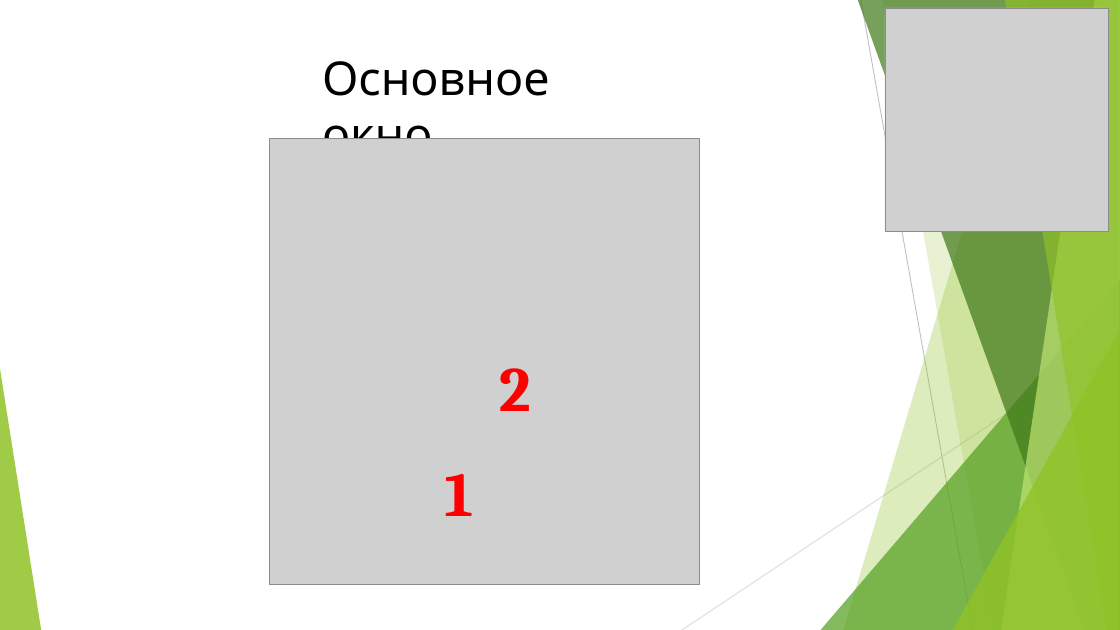
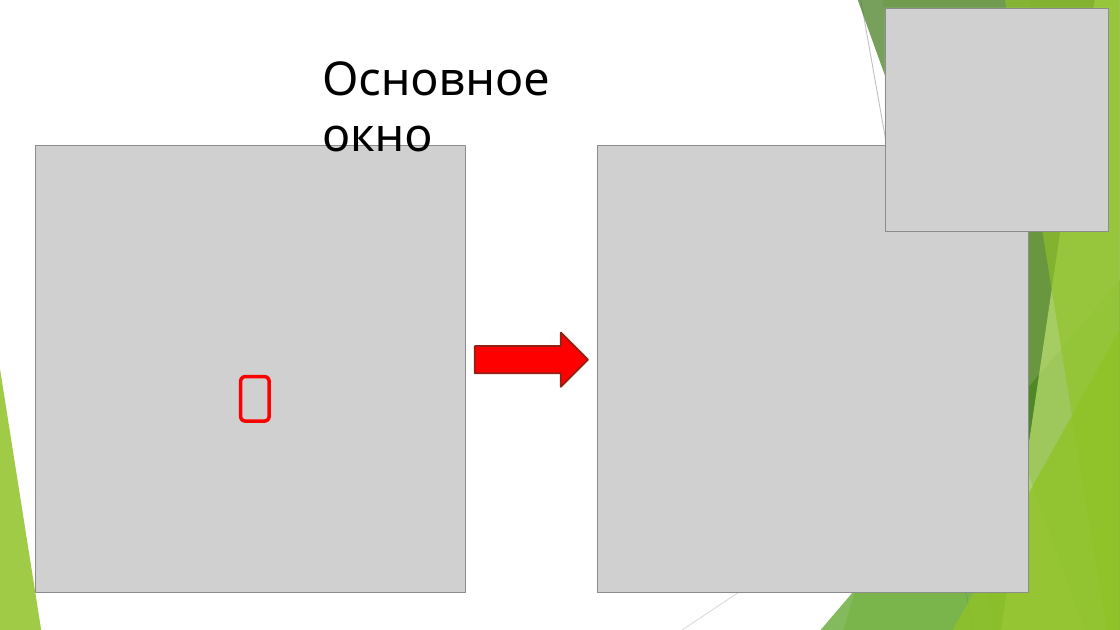
Before and after one commit to PushkinC/GUItoTurtle, a slide deck: slide 5 of GUItoTurtle.pptx. Drawn at 1120x630 pixels with LibreOffice and Linux fonts; fonts in the diff are those of the drawing; grey boxes stand for pictures. Boxes give left, top, right and bottom in pixels: in the first picture for what was removed or moved away, otherwise in the second. Text is boxed around its words. In the diff, an @@ line names an element or a change of style, - is before the commit and + after.

```diff
--- a/GUItoTurtle.pptx
+++ b/GUItoTurtle.pptx
@@ picture: place and size @@
-picture at (270, 139, 700, 586)
+picture at (35, 146, 465, 593)
@@ picture added at (597, 146, 1028, 593) @@
@@ picture added at (597, 146, 1028, 593) @@
@@ right arrow added at (475, 333, 588, 387), fill #FF0000, outline #912313 1.5 pt @@
@@ rounded rectangle added at (240, 376, 269, 421), outline #FF0000 3 pt @@
@@ text removed at (499, 368, 531, 411) @@
-2
@@ text removed at (444, 474, 473, 516) @@
-1
```
Also in this commit, not shown: 9 other slides changed, 2 slides added, 2 slides removed, 8 other files.
